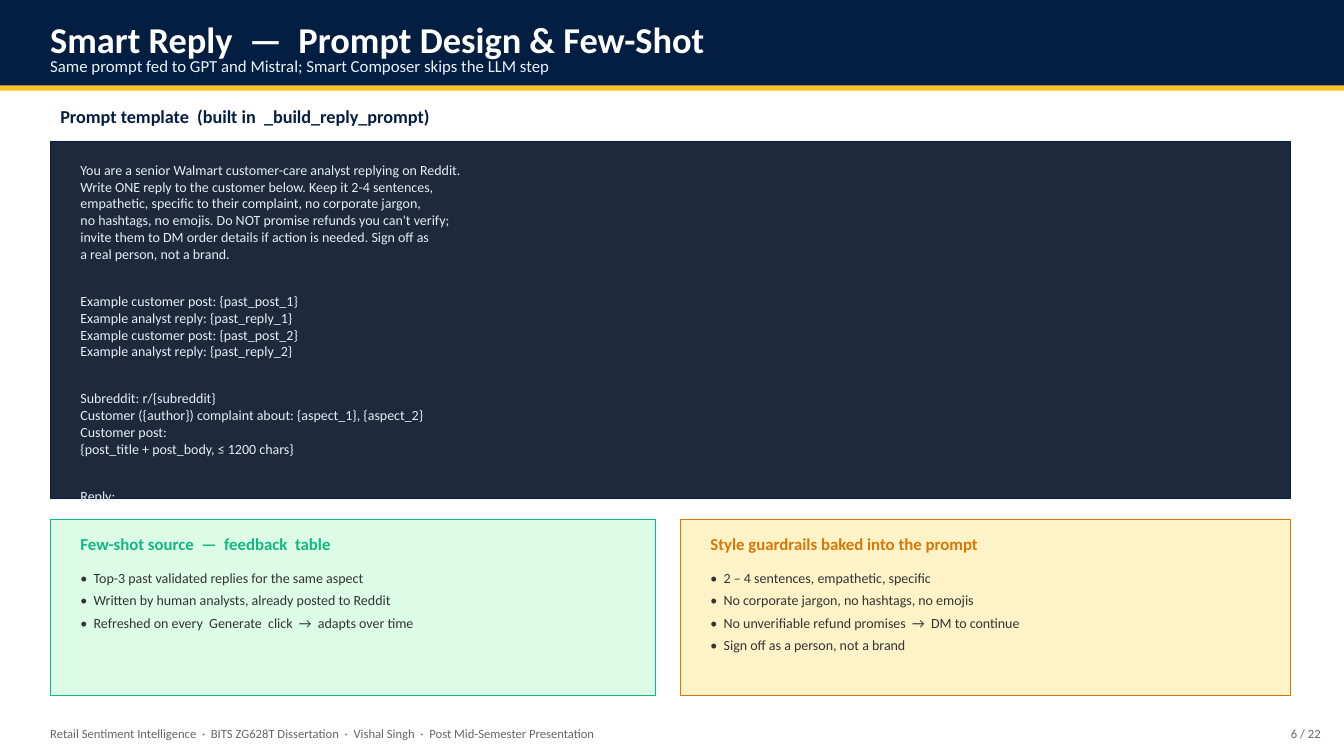
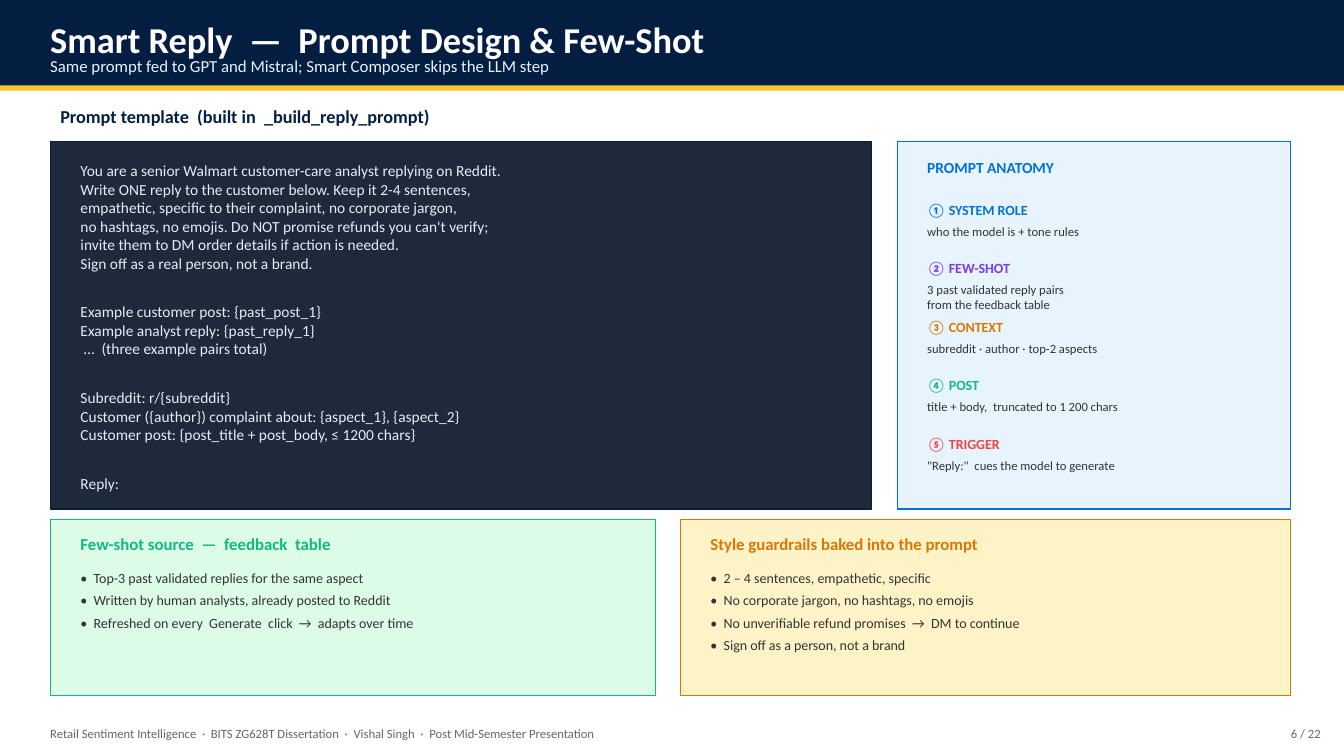
Before and after one commit to vishalvishal099/Retail-Sentiment-Intelligence, a slide deck: slide 6 of docs/Sem_4/FINAL_PRESENTATION_VishalSingh_2020AA05641.pptx. Drawn at 1344x756 pixels with LibreOffice and Linux fonts; fonts in the diff are those of the drawing. Boxes give left, top, right and bottom in pixels: in the first picture for what was removed or moved away, otherwise in the second. Text is boxed around its words. In the diff, an @@ line names an element or a change of style, - is before the commit and + after.

Commit message:
docs(sem4): slide 6 layout — fill empty right half with 'Prompt Anatomy' panel
Before: the dark prompt-template rect spanned the full slide width but
the actual prompt text only reached the middle, leaving a large
visually-empty black region on the right.

After: dark rect narrowed to 8.15 in wide with the prompt lines
reflowed one per line for readability, and a light-blue 'PROMPT
ANATOMY' panel added on the right (3.9 in wide, same height) that
labels the five sections of the prompt template with a colour-coded
number for each: SYSTEM ROLE / FEW-SHOT / CONTEXT / POST / TRIGGER.

Reviewed all 22 slides screen-by-screen; slide 6 was the one
structural imbalance. Other slides have minor whitespace pockets
(e.g. tall containers behind short bullet lists) but no broken
elements. Left as-is per 'finish fast' request.

```diff
--- a/docs/Sem_4/FINAL_PRESENTATION_VishalSingh_2020AA05641.pptx
+++ b/docs/Sem_4/FINAL_PRESENTATION_VishalSingh_2020AA05641.pptx
@@ rectangle: place and size @@
-rectangle at [50, 141, 1291, 499]
+rectangle at [50, 141, 872, 509]
@@ rectangle added at [897, 141, 1291, 509], fill #E8F4FD, outline #0071DC 0.75 pt @@
@@ text at [80, 165, 501, 492]: size 10 to 11 pt in "You are a senior Walmart customer-care analyst ...", "Write ONE reply to the customer below. ...", "empathetic, specific to their complaint, no corporate ...", "no hashtags, no emojis. Do NOT promise ..." and 5 more places @@
@@ text added at [927, 163, 1054, 173], 11 pt, text #0071DC, bold @@
+PROMPT ANATOMY
@@ text added at [927, 203, 1028, 218], 10 pt, text #0071DC, bold @@
+① SYSTEM ROLE
@@ text at [80, 239, 399, 272]: text changed; size 10 to 11 pt @@
-invite them to DM order details if action is needed. Sign off as
-a real person, not a brand.
+invite them to DM order details if action is needed.
+Sign off as a real person, not a brand.
@@ text added at [927, 227, 1079, 236], 9 pt, text #333333 @@
+who the model is + tone rules
@@ text added at [927, 262, 1010, 276], 10 pt, text #7C3AED, bold @@
+② FEW-SHOT
@@ text added at [927, 285, 1064, 309], 9 pt, text #333333 @@
+3 past validated reply pairs
+from the feedback table
@@ text added at [927, 320, 1003, 335], 10 pt, text #D97706, bold @@
+③ CONTEXT
@@ text at [102, 343, 268, 357]: text changed; size 10 to 11 pt @@
-Example customer post: {past_post_2}
-Example analyst reply: {past_reply_2}
+… (three example pairs total)
@@ text added at [927, 344, 1097, 355], 9 pt, text #333333 @@
+subreddit · author · top-2 aspects
@@ text added at [927, 379, 979, 393], 10 pt, text #10B981, bold @@
+④ POST
@@ text added at [927, 402, 1118, 413], 9 pt, text #333333 @@
+title + body, truncated to 1 200 chars
@@ text at [80, 429, 415, 443]: text changed; size 10 to 11 pt @@
-Customer post:
-{post_title + post_body, ≤ 1200 chars}
+Customer post: {post_title + post_body, ≤ 1200 chars}
@@ text added at [927, 437, 1000, 452], 10 pt, text #EF4444, bold @@
+⑤ TRIGGER
@@ text added at [927, 461, 1114, 472], 9 pt, text #333333 @@
+"Reply:" cues the model to generate
```
Also in this commit, not shown: 15 other slides changed, 2 other files.
